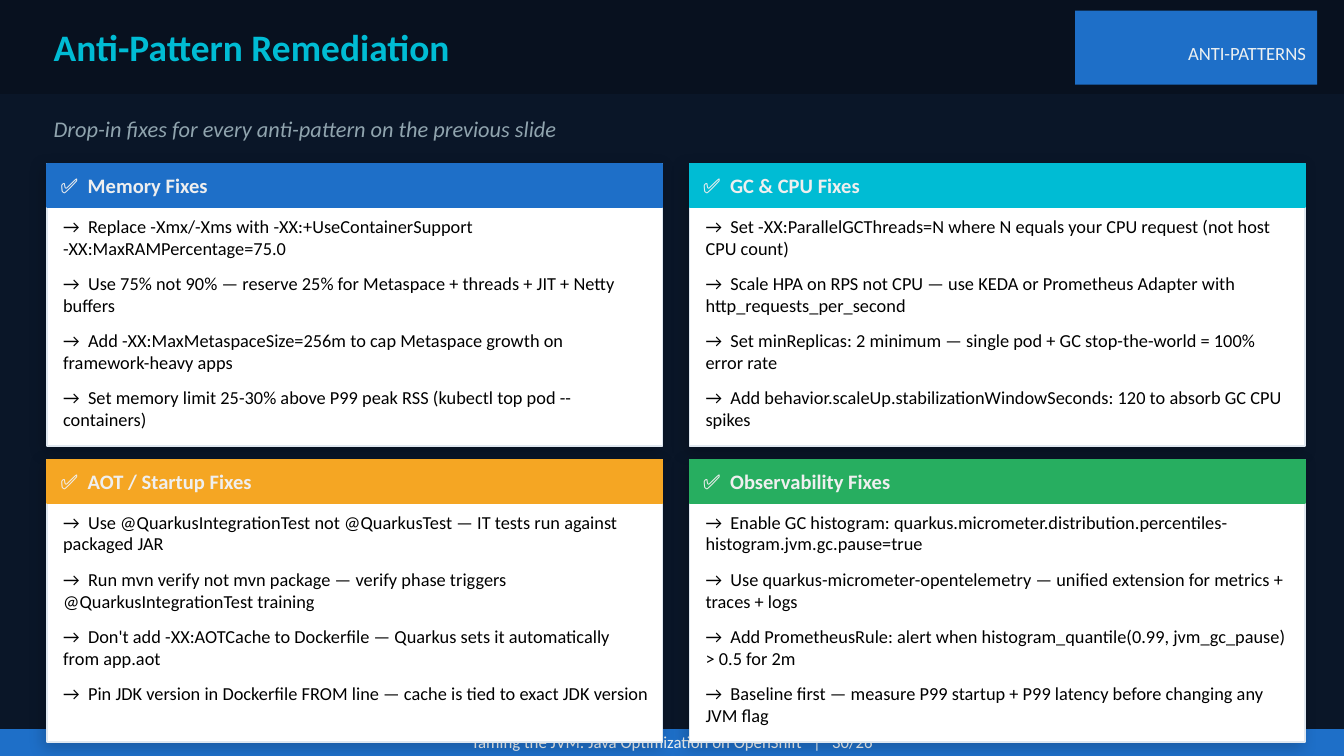
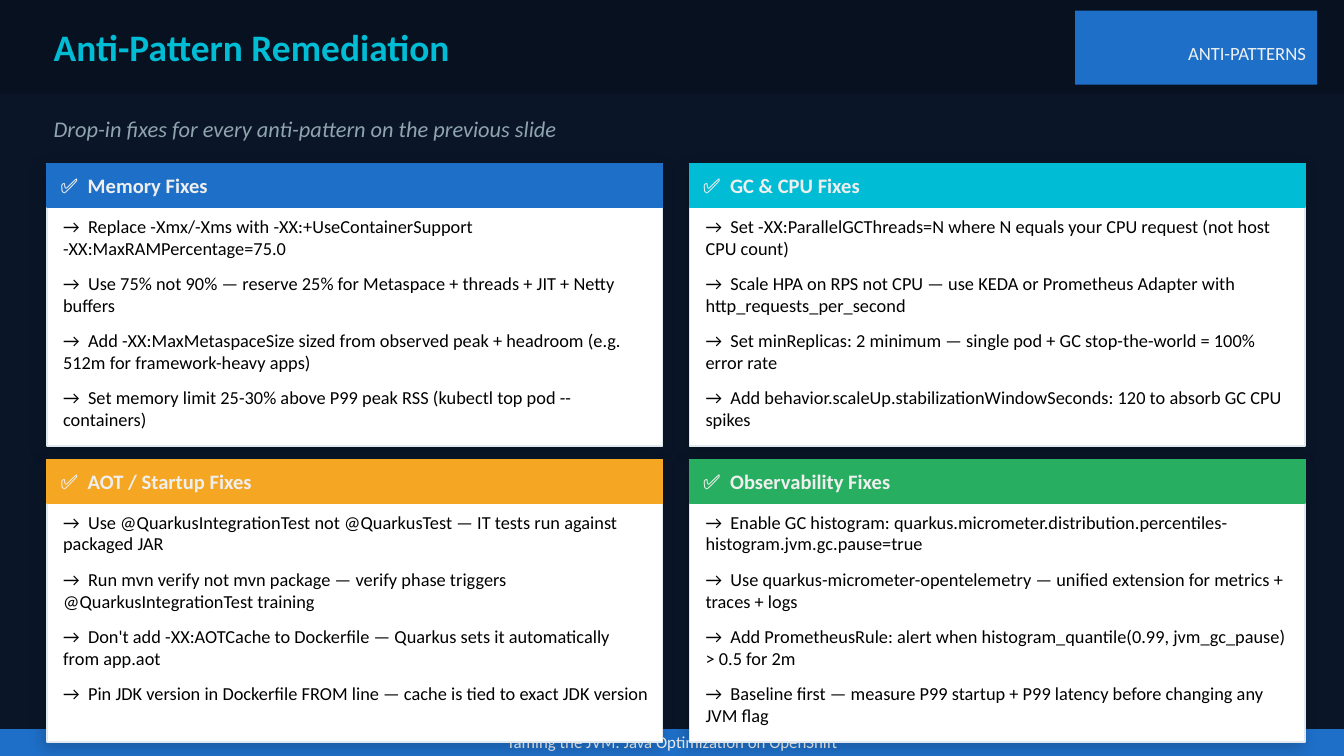
Before and after one commit to patterncatalyst/quarkus-optimization, a slide deck: slide 56 of presentation/optimizing-quarkus-on-kubernetes.pptx. Drawn at 1344x756 pixels with LibreOffice and Linux fonts; fonts in the diff are those of the drawing. Boxes give left, top, right and bottom in pixels: in the first picture for what was removed or moved away, otherwise in the second. Text is boxed around its words. In the diff, an @@ line names an element or a change of style, - is before the commit and + after.

```diff
--- a/presentation/optimizing-quarkus-on-kubernetes.pptx
+++ b/presentation/optimizing-quarkus-on-kubernetes.pptx
@@ text at (x1=63, y1=334, x2=621, y2=372): text changed @@
-→ Add -XX:MaxMetaspaceSize=256m to cap Metaspace growth on framework-heavy apps
+→ Add -XX:MaxMetaspaceSize sized from observed peak + headroom (e.g. 512m for framework-heavy apps)
@@ text at (x1=507, y1=735, x2=837, y2=754): text changed @@
-Taming the JVM: Java Optimization on OpenShift | 30/26
+Taming the JVM: Java Optimization on OpenShift
```
Also in this commit, not shown: 40 other slides changed, 2 other files.
